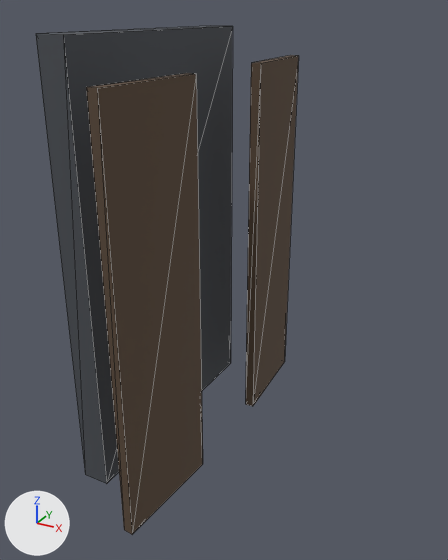
Before and after pictures for a commit that changed the glTF model import/lab_door.glb.
Before and after are seen from a 50 mm camera at (1.29, -2.58, 2.25) aimed at (-0.09, -0.09, 1.0). The lights are fixed; the arrows at lower left show +X, +Y and +Z. The older version comes first. Mesh edges are drawn as thin lines. Where no turn or scale is listed for an object, it has been applied to the vertices. Vertices at exactly the same position are counted once.

In view in the first picture: 'door_frame', 'door_leaf_left', 'door_leaf_right'.
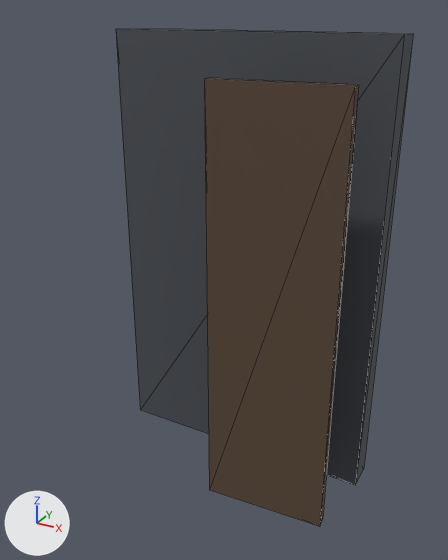
Where the newer file only moved an object's origin or applied its transform, the numbers keep the older frame.

Pixel boxes [x1, y1, x2, y2] of what changed, in the pictures (448 x 560 px):
'door_leaf_right', reshaped (32% wider)
    before: [86, 73, 203, 534]
    after: [204, 78, 359, 526]
'door_frame', moved, rescaled (51% wider)
    before: [36, 26, 233, 484]
    after: [116, 28, 413, 485]
'door_leaf_left', reshaped (not visible afterwards)
    before: [245, 55, 299, 406]

The change, as a diff of the scene's bpy script:
```diff
--- a/import/lab_door.glb.py
+++ b/import/lab_door.glb.py
@@ me_mesh_0 @@
-me_mesh_0.from_pydata(...)  # 8 vertices, 12 faces; spans x -0.07..0.07, y -0.68..0.68, z -1.08..1.08
+me_mesh_0.from_pydata(...)  # 8 vertices, 12 faces; spans x -0.68..0.68, y -0.07..0.07, z -1.08..1.08
+# me_mesh_0 part 1: the whole mesh is scaled about its middle by (9.64, 0.104, 1)
 me_mesh_0.materials.append(mat_material_0)
@@ me_mesh_1 @@
-me_mesh_1.from_pydata(...)  # 8 vertices, 12 faces; spans x -0.05..0.05, y -0.29..0.29, z -1.0..1.0
-me_mesh_1.vertices[0].co = (0.05, -0.29, 1.0)  # pixel (260, 63)
-me_mesh_1.vertices[1].co = (0.0, 0.29, 1.0)  # pixel (298, 55)
-me_mesh_1.vertices[2].co = (0.05, -0.29, -1.0)  # pixel (252, 406)
-me_mesh_1.vertices[3].co = (0.0, 0.29, -1.0)  # pixel (284, 361)
-me_mesh_1.vertices[4].co = (-0.05, 0.29, 1.0)  # pixel (290, 55)
-me_mesh_1.vertices[5].co = (0.0, -0.29, 1.0)  # pixel (251, 62)
-me_mesh_1.vertices[6].co = (-0.05, 0.29, -1.0)
-me_mesh_1.vertices[7].co = (0.0, -0.29, -1.0)  # pixel (245, 404)
+me_mesh_1.from_pydata(...)  # 8 vertices, 12 faces; spans x -0.43..0.15, y -0.47..-0.37, z -1.0..1.0
+# me_mesh_1 part 2
+me_mesh_1.vertices[0].co = (0.15, -0.47, 1.0)
+me_mesh_1.vertices[1].co = (0.15, -0.42, 1.0)
+me_mesh_1.vertices[2].co = (0.15, -0.47, -1.0)
+me_mesh_1.vertices[3].co = (0.15, -0.42, -1.0)
+me_mesh_1.vertices[4].co = (-0.43, -0.37, 1.0)
+me_mesh_1.vertices[5].co = (-0.43, -0.42, 1.0)
+me_mesh_1.vertices[6].co = (-0.43, -0.37, -1.0)
+me_mesh_1.vertices[7].co = (-0.43, -0.42, -1.0)
 me_mesh_1.materials.append(mat_material_1)
@@ me_mesh_2 @@
-me_mesh_2.from_pydata(...)  # 8 vertices, 12 faces; spans x -0.05..0.05, y -0.29..0.29, z -1.0..1.0
-me_mesh_2.vertices[0].co = (0.0, -0.29, 1.0)  # pixel (97, 88)
-me_mesh_2.vertices[1].co = (0.05, 0.29, 1.0)  # pixel (196, 73)
-me_mesh_2.vertices[2].co = (0.0, -0.29, -1.0)  # pixel (132, 534)
-me_mesh_2.vertices[3].co = (0.05, 0.29, -1.0)  # pixel (202, 464)
-me_mesh_2.vertices[4].co = (0.0, 0.29, 1.0)  # pixel (186, 73)
-me_mesh_2.vertices[5].co = (-0.05, -0.29, 1.0)  # pixel (86, 87)
-me_mesh_2.vertices[6].co = (0.0, 0.29, -1.0)
-me_mesh_2.vertices[7].co = (-0.05, -0.29, -1.0)  # pixel (124, 530)
+me_mesh_2.from_pydata(...)  # 8 vertices, 12 faces; spans x 0.17..0.75, y 0.13..0.23, z -1.0..1.0
+# me_mesh_2 part 3
+me_mesh_2.vertices[0].co = (0.75, 0.18, 1.0)  # pixel (355, 86)
+me_mesh_2.vertices[1].co = (0.75, 0.23, 1.0)  # pixel (358, 84)
+me_mesh_2.vertices[2].co = (0.75, 0.18, -1.0)  # pixel (319, 526)
+me_mesh_2.vertices[3].co = (0.75, 0.23, -1.0)  # pixel (322, 519)
+me_mesh_2.vertices[4].co = (0.17, 0.18, 1.0)  # pixel (210, 77)
+me_mesh_2.vertices[5].co = (0.17, 0.13, 1.0)  # pixel (204, 78)
+me_mesh_2.vertices[6].co = (0.17, 0.18, -1.0)
+me_mesh_2.vertices[7].co = (0.17, 0.13, -1.0)  # pixel (209, 490)
 me_mesh_2.materials.append(mat_material_2)
@@ ob_door_frame @@
 ob_door_frame = bpy.data.objects.new('door_frame', me_mesh_0)
-ob_door_frame.location = (-0.52, 0.0, 1.08)
+ob_door_frame.location = (0.0, 0.0, 1.08)
```
